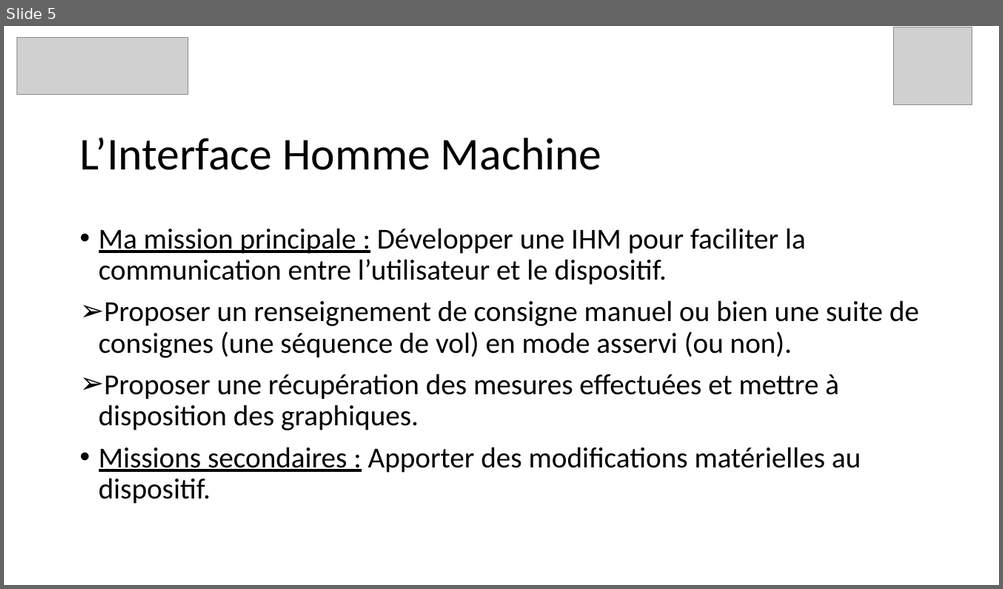
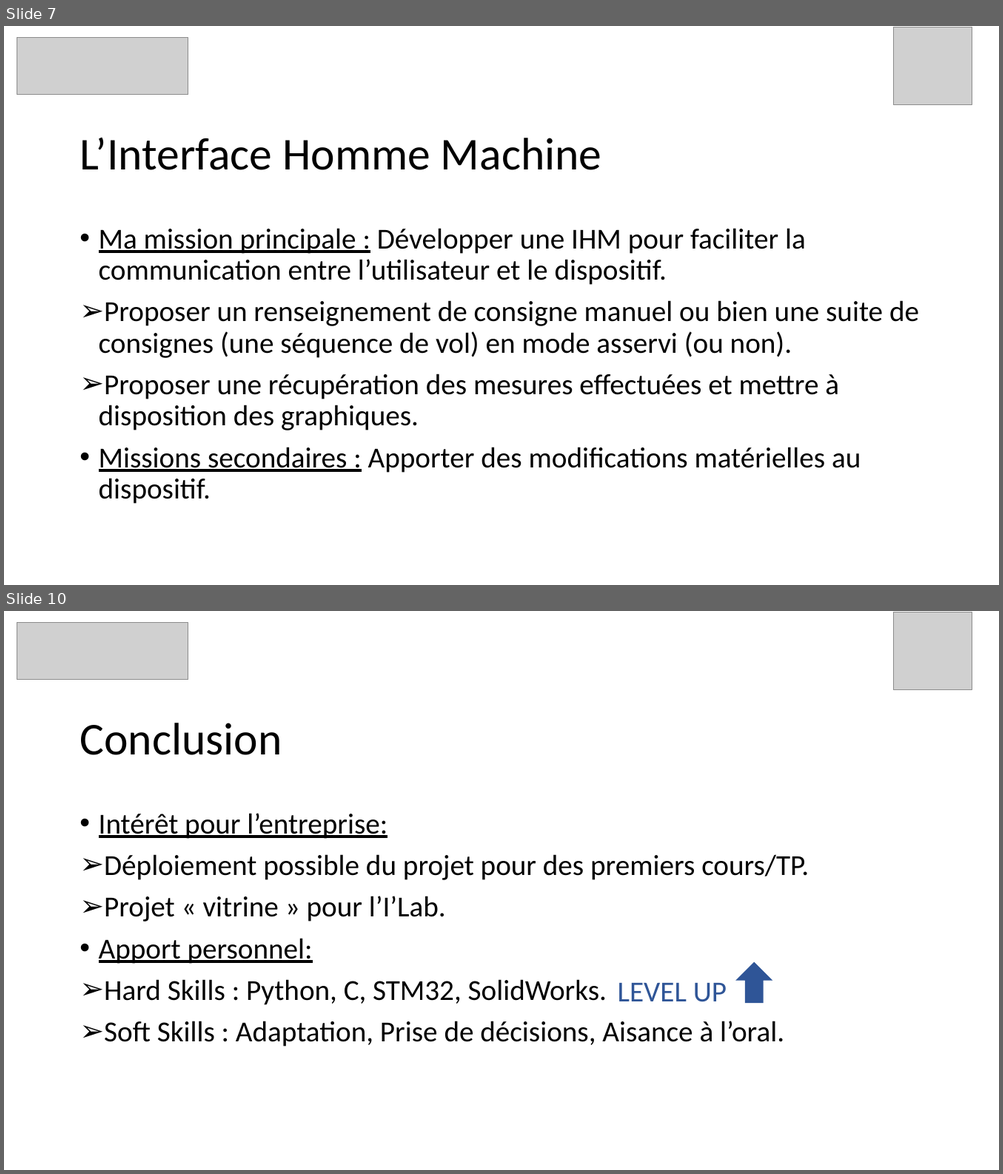
Before and after one commit to InnovationLab-EFREIParis/Stage_1DOF_DroneBench, a slide deck: 01_doc/Presentations/Dossier 2022-2023 Julien/Présentation Soutenance de stage.pptx. Shown one above the other, each under a label of ours: slide 5 before the commit, slides 7 and 10 after it; the slides between them are not shown. The pictures are 1003x589 and 1003x1174 pixels, drawn with LibreOffice and Linux fonts; fonts in the diff are those of the drawing; grey boxes stand for pictures. Boxes give left, top, right and bottom in pixels: in the first picture for what was removed or moved away, otherwise in the second. Text is boxed around its words. In the diff, an @@ line names an element or a change of style, - is before the commit and + after.

```diff
--- a/01_doc/Presentations/Dossier 2022-2023 Julien/Présentation Soutenance de stage.pptx
+++ b/01_doc/Presentations/Dossier 2022-2023 Julien/Présentation Soutenance de stage.pptx
@@ slide 10 added at [4,611,999,1170], background #FFFFFF @@
@@ picture added at [17,623,188,680] @@
@@ picture added at [893,612,972,691] @@
@@ title added at [79,723,282,755], 44 pt, text #000000 @@
+Conclusion
@@ text added at [99,813,808,1047], 28 pt, text #000000 @@
+• Intérêt pour l’entreprise:
+➢ Déploiement possible du projet pour des premiers cours/TP.
+➢ Projet « vitrine » pour l’I’Lab.
+• Apport personnel:
+➢ Hard Skills : Python, C, STM32, SolidWorks.
+➢ Soft Skills : Adaptation, Prise de décisions, Aisance à l’oral.
@@ down arrow added at [737,963,771,1002], fill #2F5597, outline #2F5597 1 pt @@
@@ text added at [617,983,726,1002], 28 pt, text #2F5597 @@
+LEVEL UP
@@ what was slide 5 is now slide 7 @@
```
Also in this commit, not shown: 2 slides changed, 6 other slides added.
